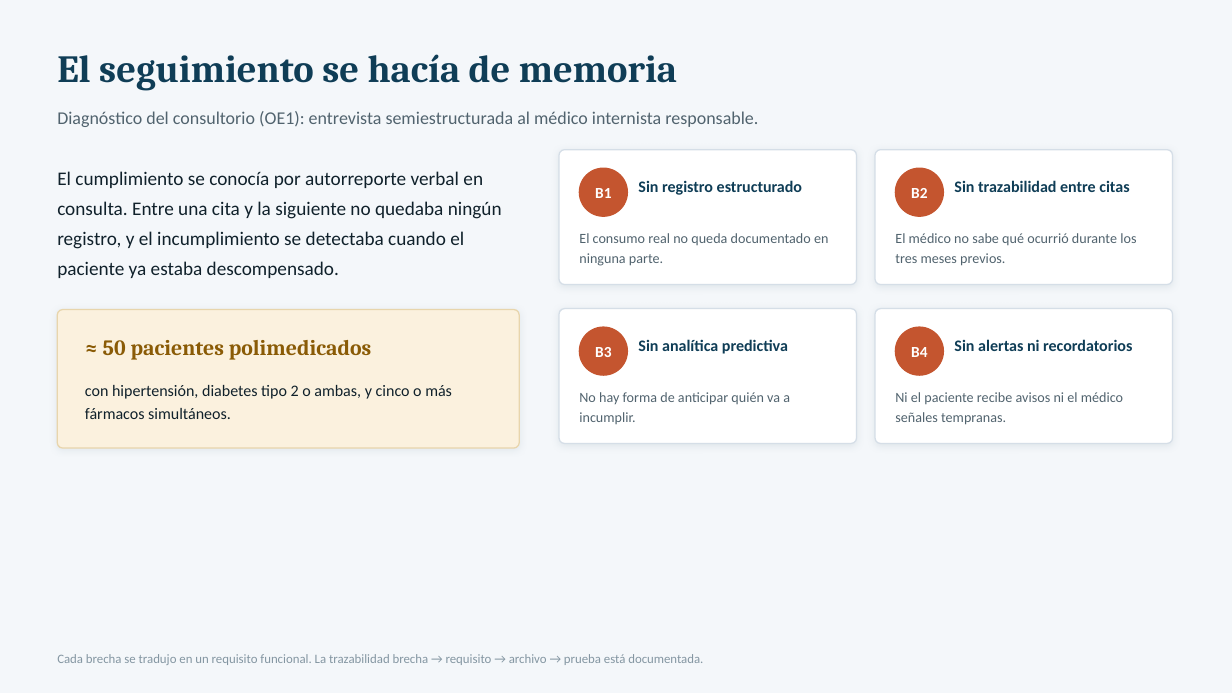
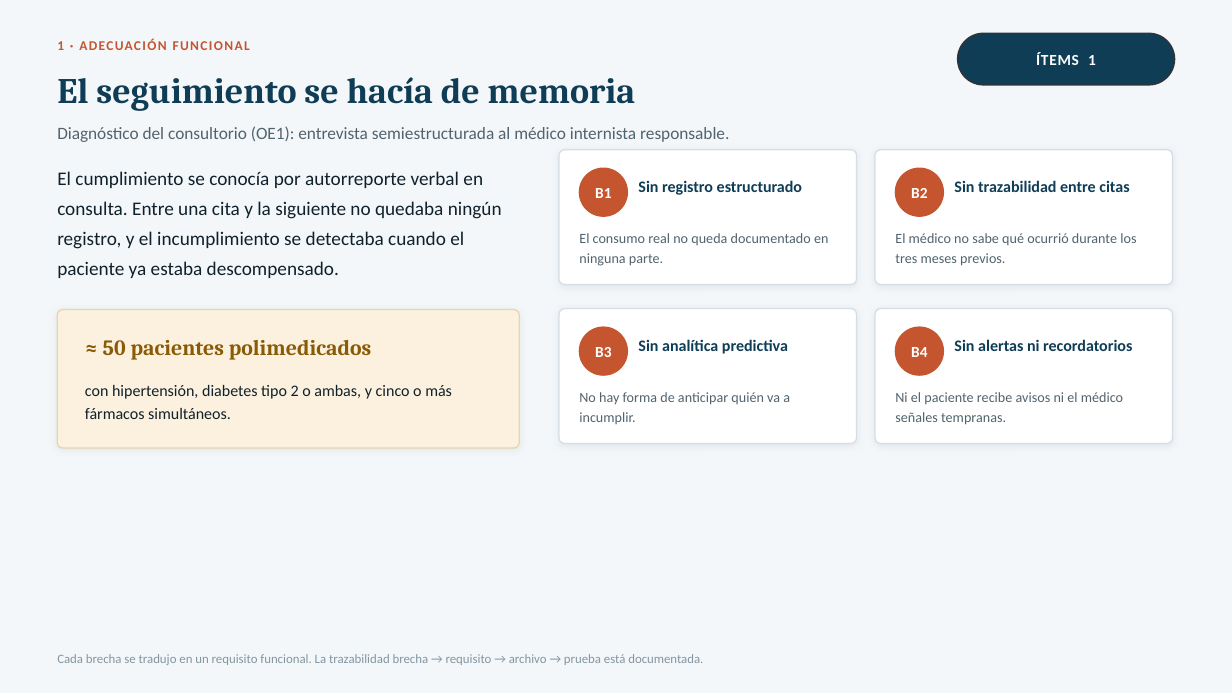
Before and after one commit to Leocix/sistema-soporte-clinico, a slide deck: slide 3 of documentacion/04_exposicion/Exposicion_50.pptx (slide 2 before the commit). Drawn at 1232x693 pixels with LibreOffice and Linux fonts; fonts in the diff are those of the drawing. Boxes give left, top, right and bottom in pixels: in the first picture for what was removed or moved away, otherwise in the second. Text is boxed around its words. In the diff, an @@ line names an element or a change of style, - is before the commit and + after.

```diff
--- a/documentacion/04_exposicion/Exposicion_50.pptx
+++ b/documentacion/04_exposicion/Exposicion_50.pptx
@@ text added at box(57, 41, 64, 50), 10.5 pt, text #C4552F, bold @@
+1 · ADECUACIÓN FUNCIONAL
@@ rounded rectangle added at box(958, 33, 1175, 85), fill #0F3D56, outline #333333 1 pt @@
@@ text added at box(1036, 52, 1096, 65), 12 pt, text #FFFFFF, bold @@
+ÍTEMS 1
@@ text "El seguimiento se hacía de ...": place and size @@
-text "El seguimiento se hacía de ..." at box(57, 54, 677, 91)
+text "El seguimiento se hacía de ..." at box(57, 77, 636, 111)
@@ text "El seguimiento se hacía de ..." at box(57, 77, 636, 111): size 30 to 28 pt @@
@@ text "Diagnóstico del consultorio (OE1): entrevista ...": place and size @@
-text "Diagnóstico del consultorio (OE1): entrevista ..." at box(57, 111, 758, 127)
+text "Diagnóstico del consultorio (OE1): entrevista ..." at box(57, 126, 729, 142)
@@ text "Diagnóstico del consultorio (OE1): entrevista ..." at box(57, 126, 729, 142): size 14 to 13.5 pt @@
```
Also in this commit, not shown: 11 other slides changed, 3 slides added, 4 other files.
